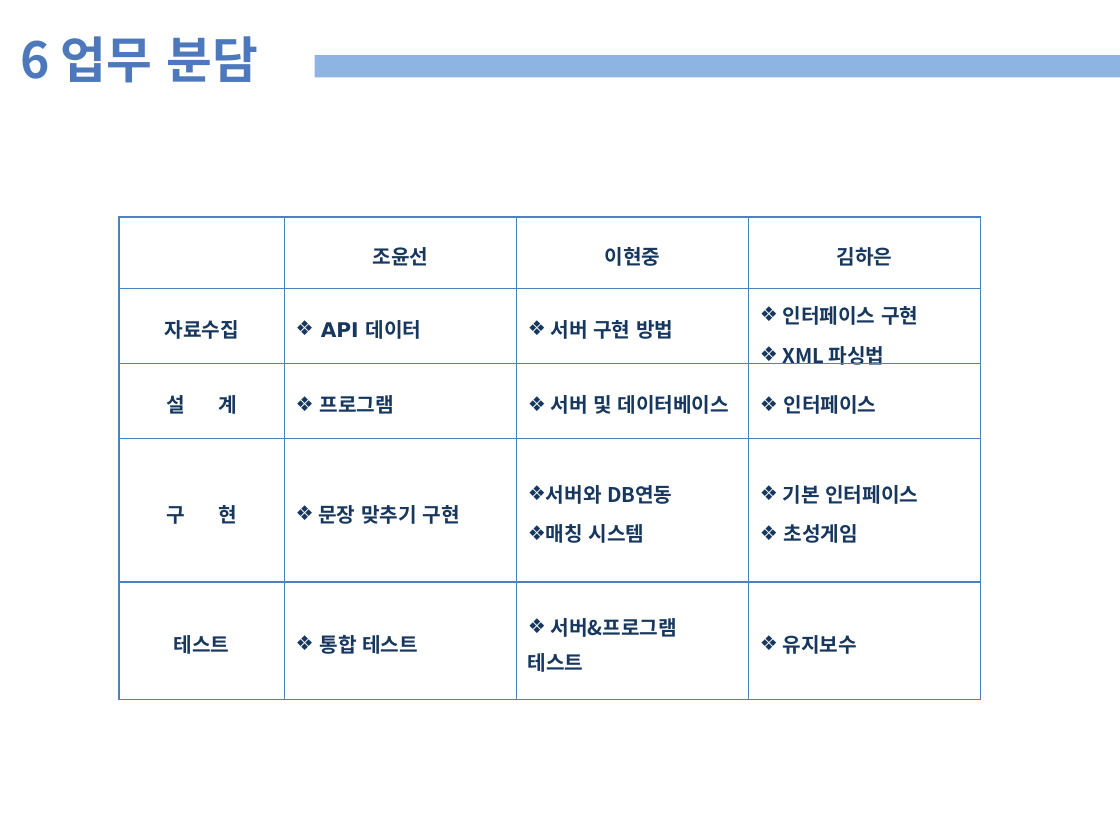
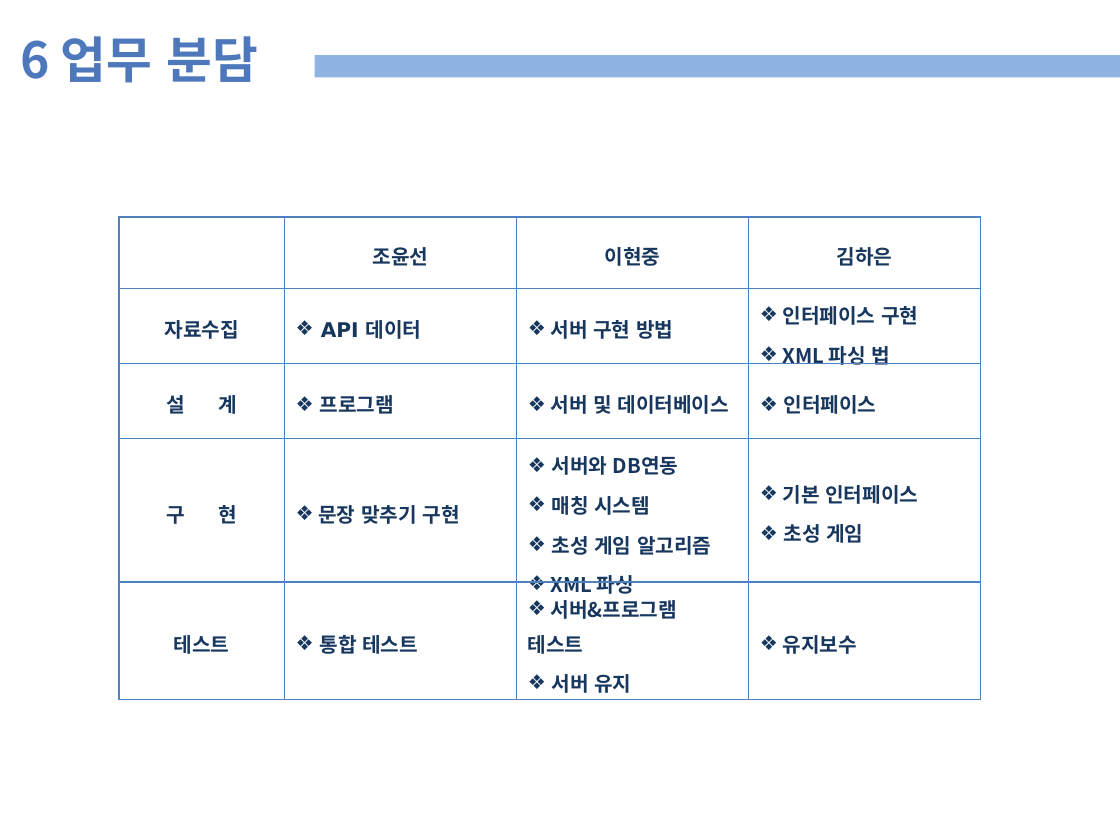
Before and after one commit to plusalpha12/koreanQuiz, a slide deck: slide 21 of 자료/종합설계 프로토타입 세션 4-11 (이현중, 김하은, 조윤선).pptx (slide 22 before the commit). Drawn at 1120x840 pixels with LibreOffice and Linux fonts; fonts in the diff are those of the drawing. Boxes give left, top, right and bottom in pixels: in the first picture for what was removed or moved away, otherwise in the second. Text is boxed around its words. In the diff, an @@ line names an element or a change of style, - is before the commit and + after.

```diff
--- a/자료/종합설계 프로토타입 세션 4-11 (이현중, 김하은, 조윤선).pptx
+++ b/자료/종합설계 프로토타입 세션 4-11 (이현중, 김하은, 조윤선).pptx
@@ table at (119,217,980,700) @@
-row 2, column 4: 인터페이스 구현 / XML 파싱법
+row 2, column 4: 인터페이스 구현 / XML 파싱 법
-row 4, column 3: 서버와 DB연동 / 매칭 시스템
+row 4, column 3: 서버와 DB연동 / 매칭 시스템 / 초성 게임 알고리즘 / XML 파싱
-row 4, column 4: 기본 인터페이스 / 초성게임
+row 4, column 4: 기본 인터페이스 / 초성 게임
-row 5, column 3: 서버&프로그램 테스트
+row 5, column 3: 서버&프로그램 테스트 / 서버 유지
```
Also in this commit, not shown: 6 other slides changed, 1 slide removed, 8 other files.
